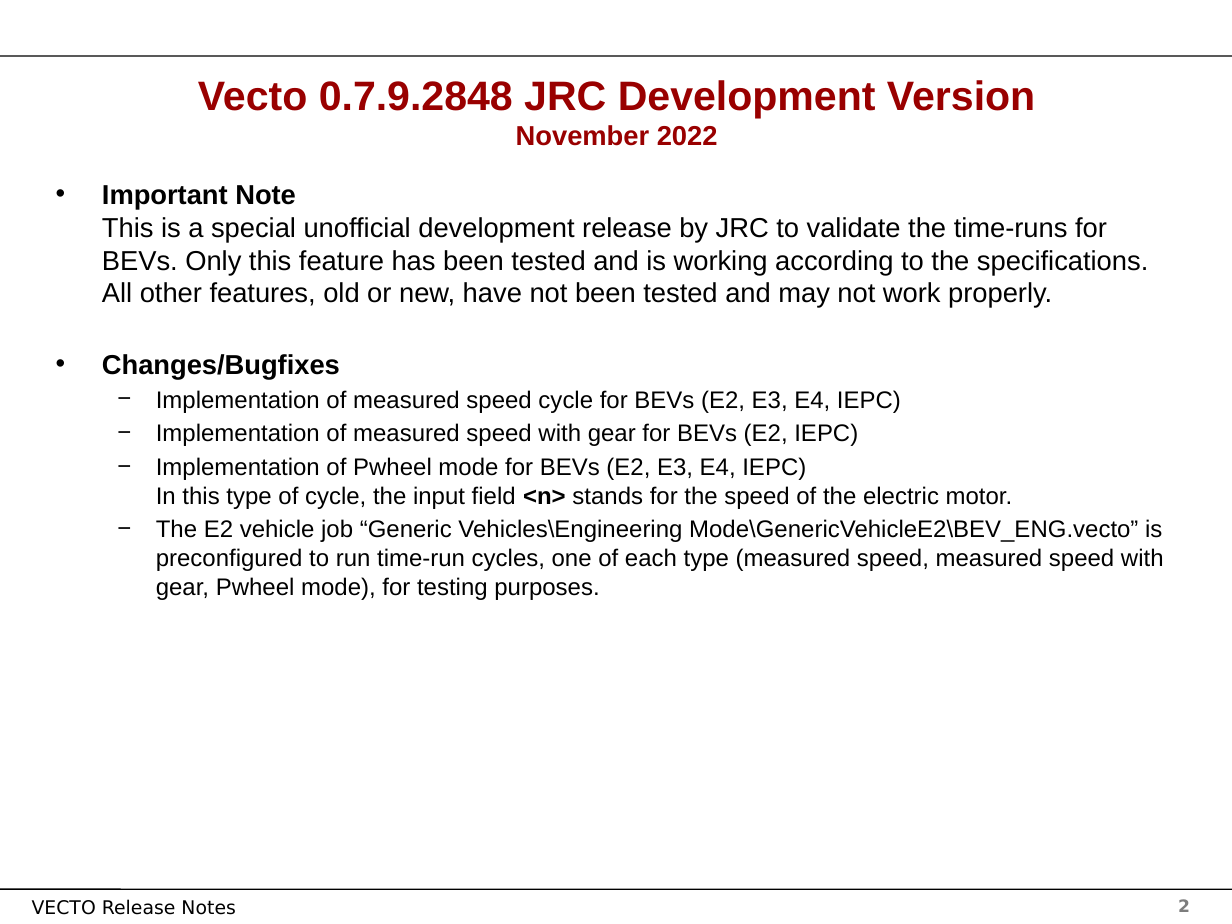
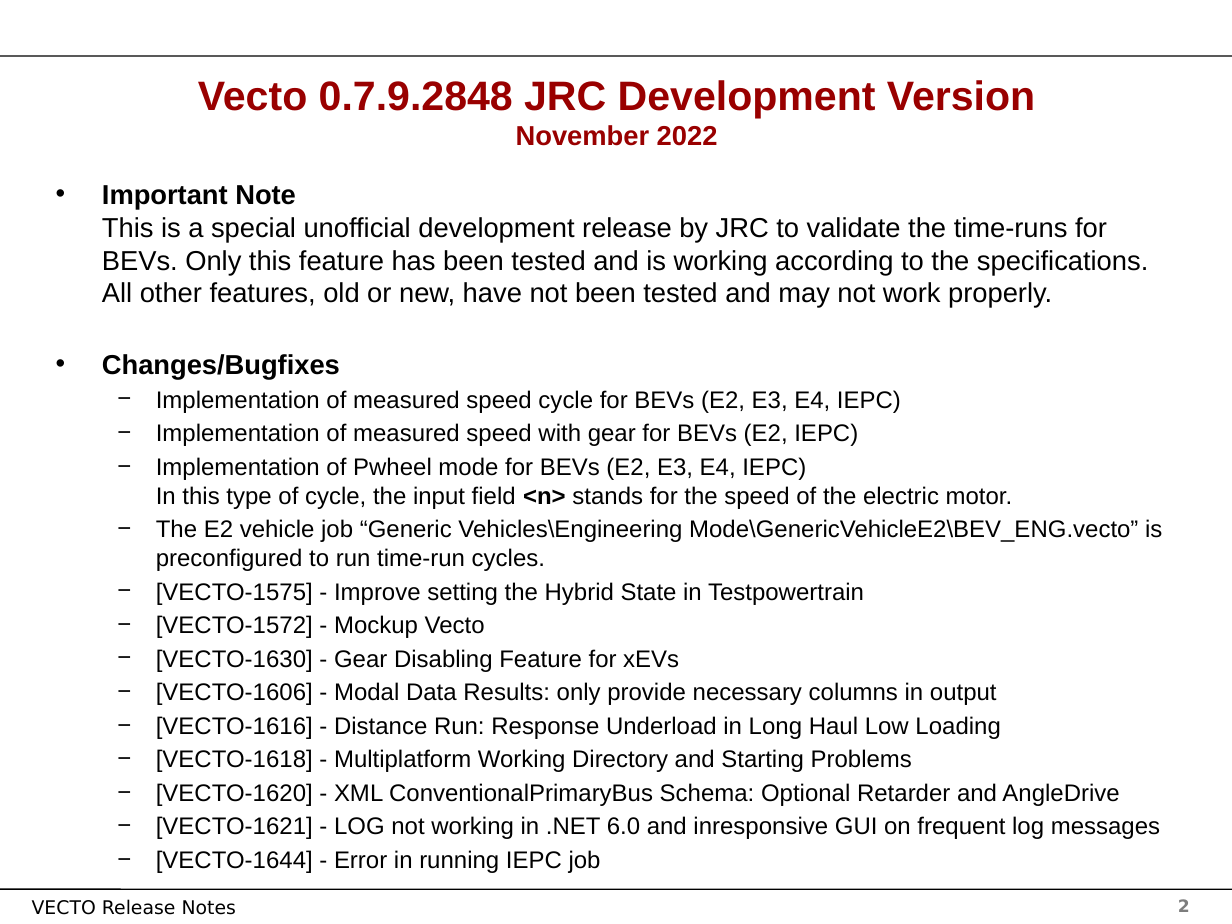
Before and after one commit to mohgsaad-art/VECTO, a slide deck: slide 2 of Documentation/User Manual Source/Release Notes Vecto3.x.pptx. Drawn at 1232x924 pixels with LibreOffice and Linux fonts; fonts in the diff are those of the drawing; background and template pictures are left out. Boxes give left, top, right and bottom in pixels: in the first picture for what was removed or moved away, otherwise in the second. Text is boxed around its words. In the diff, an @@ line names an element or a change of style, - is before the commit and + after.

```diff
--- a/Documentation/User Manual Source/Release Notes Vecto3.x.pptx
+++ b/Documentation/User Manual Source/Release Notes Vecto3.x.pptx
@@ text at (156, 519, 1162, 835): text changed @@
-  − The E2 vehicle job “Generic Vehicles\Engineering Mode\GenericVehicleE2\BEV_ENG.vecto” is preconfigured to run time-run cycles, one of each type (measured speed, measured speed with gear, Pwheel mode), for testing purposes.
+  − The E2 vehicle job “Generic Vehicles\Engineering Mode\GenericVehicleE2\BEV_ENG.vecto” is preconfigured to run time-run cycles.
+  − [VECTO-1575] - Improve setting the Hybrid State in Testpowertrain
+  − [VECTO-1572] - Mockup Vecto
+  − [VECTO-1630] - Gear Disabling Feature for xEVs
+  − [VECTO-1606] - Modal Data Results: only provide necessary columns in output
+  − [VECTO-1616] - Distance Run: Response Underload in Long Haul Low Loading
+  − [VECTO-1618] - Multiplatform Working Directory and Starting Problems
+  − [VECTO-1620] - XML ConventionalPrimaryBus Schema: Optional Retarder and AngleDrive
+  − [VECTO-1621] - LOG not working in .NET 6.0 and inresponsive GUI on frequent log messages
+  − [VECTO-1644] - Error in running IEPC job
```
Also in this commit, not shown: 2 other slides changed, 1 slide added, 2 other files.
